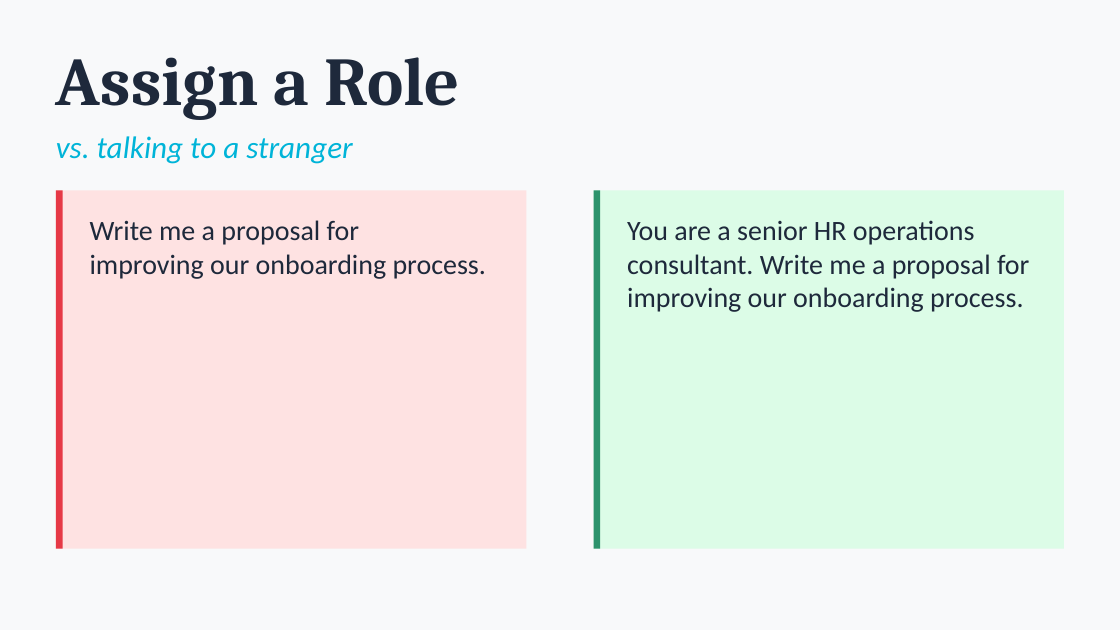
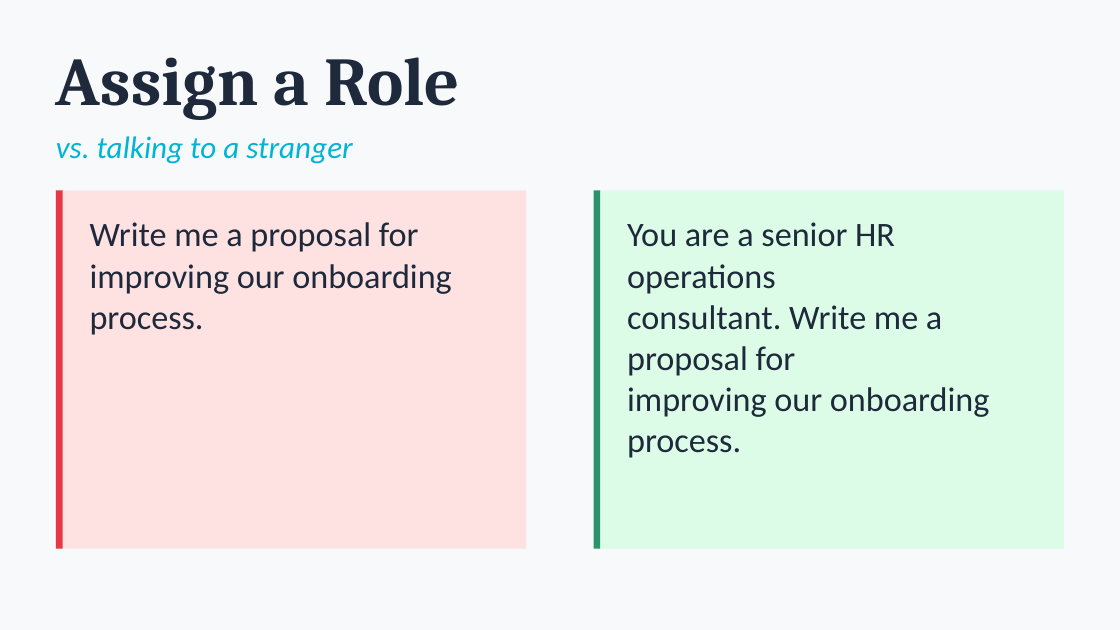
Before and after one commit to michaelengland/ai-best-practices, a slide deck: slide 25 of Getting-Agents-to-Give-Up-Their-Secrets.pptx. Drawn at 1120x630 pixels with LibreOffice and Linux fonts; fonts in the diff are those of the drawing. Boxes give left, top, right and bottom in pixels: in the first picture for what was removed or moved away, otherwise in the second. Text is boxed around its words. In the diff, an @@ line names an element or a change of style, - is before the commit and + after.

```diff
--- a/Getting-Agents-to-Give-Up-Their-Secrets.pptx
+++ b/Getting-Agents-to-Give-Up-Their-Secrets.pptx
@@ text "Write me a proposal for" at [90, 222, 451, 335]: size 18 to 22 pt @@
@@ text "You are a senior HR ..." at [627, 222, 989, 458]: size 18 to 22 pt @@
```
Also in this commit, not shown: 7 other slides changed, 1 other file.
